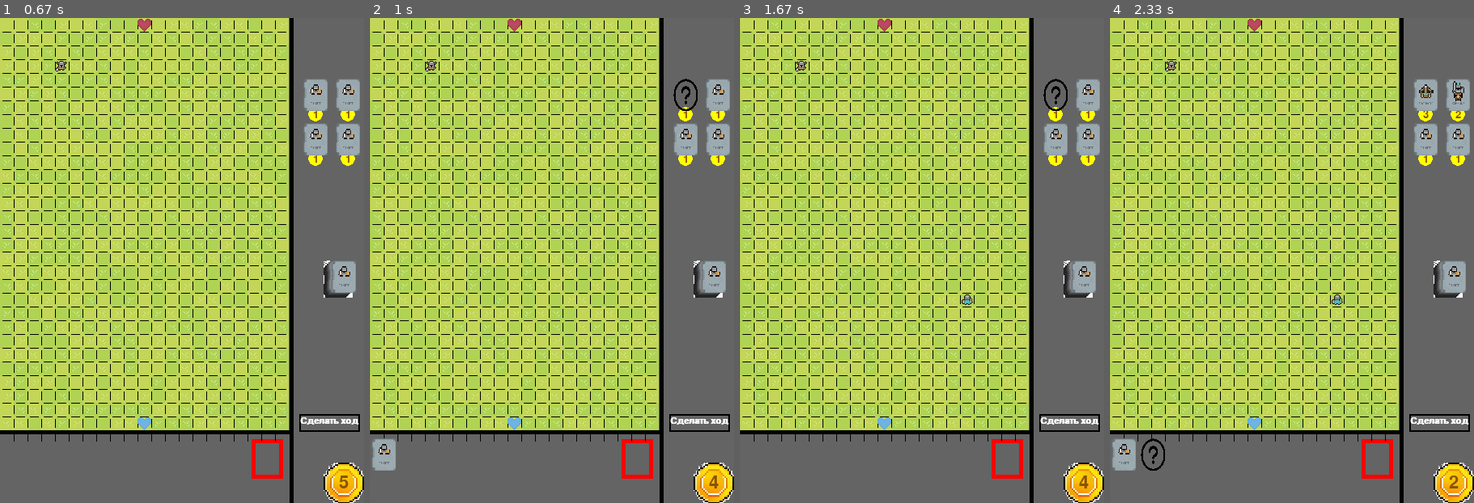
Above: before the commit, frames 1-4 (left to right).
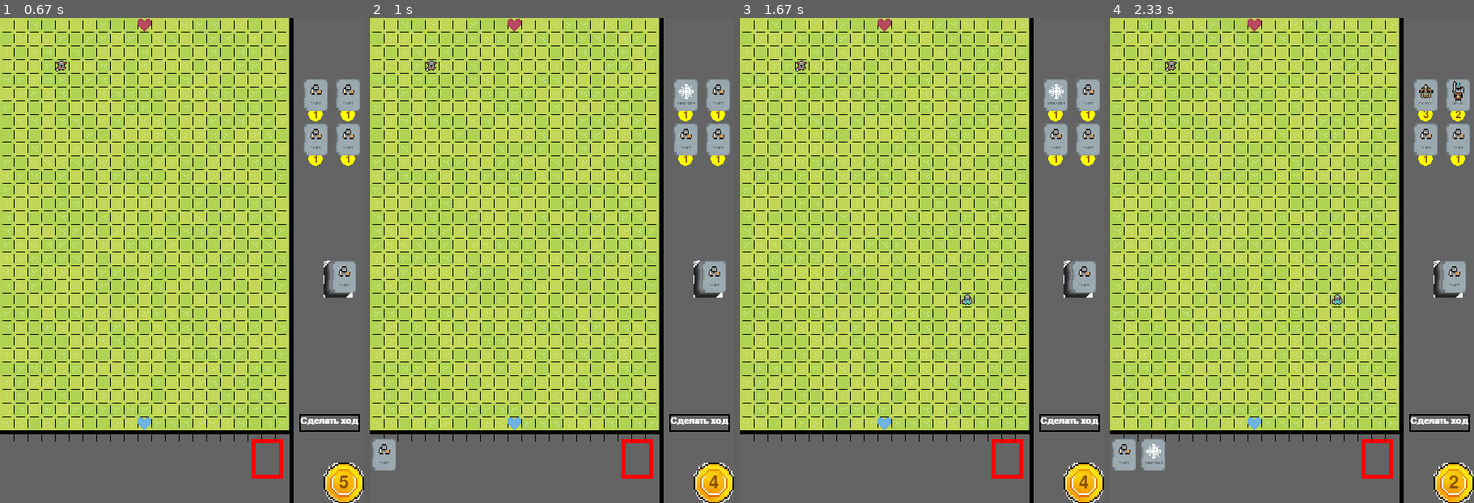
Above: after the commit, the same moments.

Repository: Choriso/PyGame_YL
Game: pygame game, started from main.py
Same seed, same stepped clock (60 frames per second), same inputs: the game is played once before the commit and once after it.
Inputs (mouse positions are in pixels of both pictures, inside the frame that each line leads up to):
- Up to frame 1 (0.67 s): click (182, 260) at 0.38 s
- Up to frame 2 (1 s): click "1" at 0.72 s
- Up to frame 3 (1.67 s): click (754, 454) at 1.05 s; click (965, 304) at 1.38 s
- Up to frame 4 (2.33 s): click "1" at 1.72 s; click "1" at 2.05 s

Frame 1 is identical in both runs. In frame 2, 0.4% of the frame differs, in the area x 83-90%, y 12-20%; in frame 3, 0.4%; in frame 4, 0.4%, in the area x 8-16%, y 86-94%.

Commit message:
add freeze

Diff:
--- a/consts.py
+++ b/consts.py
@@ -41,7 +41,7 @@
     'canon': ...,
     'catapult': ...,
     'gold mine': ...,
-    'freeze': 'question.png',
+    'freeze': 'Заморозка.png',
     'bomb': ...,
 }
 
@@ -193,5 +193,5 @@
         'heart': load_image('Heart_red.png', -1)
     },
     'bomb': load_image('Bomb/bomb1.png', -1),
-    'freeze': pygame.transform.scale(load_image('snowflake.png', -1), (17, 17))
+    'freeze': pygame.transform.scale(load_image('Snowflake.png', -1), (17, 17))
 }
--- a/field.py
+++ b/field.py
@@ -53,6 +53,8 @@
     def update(self, group, screen, current_color):
         def fight(i, j, hero, piece):
             f = False
+            if isinstance(piece, tuple):
+                piece = piece[1]
             if isinstance(piece, Piece) and piece.color != hero.color:
                 piece.beat(hero.damage)
                 f = True
@@ -91,9 +93,11 @@
 
             for j in range(self.size[0]):
 
-                if isinstance(self.field[i][j], Hero) or isinstance(self.field[i][j], Ballista):
+                if isinstance(self.field[i][j], Hero) or isinstance(self.field[i][j], Ballista) or (isinstance(self.field[i][j], tuple) and isinstance(self.field[i][j][0], Freeze) and self.field[i][j][0].is_active and (isinstance(self.field[i][j][1], Hero) or isinstance(self.field[i][j][1], Ballista))):
                     hero = self.field[i][j]
-
+                    print(type(hero))
+                    if isinstance(self.field[i][j], tuple):
+                        hero = self.field[i][j][1]
                     for x in range(hero.attack_range + 1):
                         x = -x if hero.color == current_color else x
 
@@ -119,7 +123,10 @@
                     group.remove(freeze)
 
         for i, j in cords_to_remove:
-            self.field[i][j] = 0
+            if not isinstance(self.field[i][j], tuple):
+                self.field[i][j] = 0
+            else:
+                self.field[i][j] = self.field[i][j][0], 0
 
     def get_click(self, mouse_pos):
         cell = self.get_cell(mouse_pos)
@@ -133,13 +140,19 @@
         return cell_x, cell_y
 
     def on_click(self, cell_coords, group, card, color):
-        if self.field[cell_coords[1]][cell_coords[0]]:
-            return False
         hero = card.link(group, color=color)
-        self.field[cell_coords[1]][cell_coords[0]] = hero
-        hero.rect.x = cell_coords[0] * self.cell_size + self.left + 1
-        hero.rect.y = cell_coords[1] * self.cell_size + self.top + 1
-        return hero
+        if isinstance(hero, Freeze):
+            self.field[cell_coords[1]][cell_coords[0]] = hero, self.field[cell_coords[1]][cell_coords[0]]
+            hero.rect.x = cell_coords[0] * self.cell_size + self.left
+            hero.rect.y = cell_coords[1] * self.cell_size + self.top
+            return hero
+        else:
+            if self.field[cell_coords[1]][cell_coords[0]]:
+                return False
+            self.field[cell_coords[1]][cell_coords[0]] = hero
+            hero.rect.x = cell_coords[0] * self.cell_size + self.left + 1
+            hero.rect.y = cell_coords[1] * self.cell_size + self.top + 1
+            return hero
 
     def get_piece(self, cords):
         return self.field[cords[1]][cords[0]]
@@ -170,7 +183,7 @@
         hero.rect.x = field_cords[1] * self.cell_size + self.left
         hero.rect.y = field_cords[0] * self.cell_size + self.top
 
-    def draw_hp(self, hp, max_hp, screen, hero_cords):
+    def draw_hp(self, hp, max_hp, screen, hero_cords): # какой то баг
         y, x = hero_cords
         if y - 5 < 0:
             pygame.draw.rect(screen, 'black', ((x, y + 13), (17, 4)))
Binary file changed: data/snowflake.png
